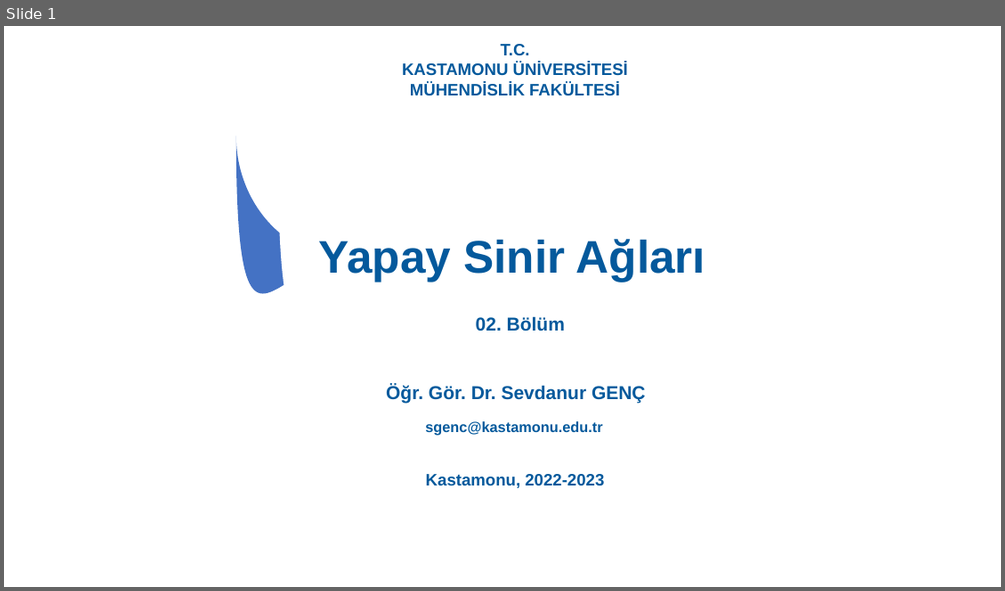
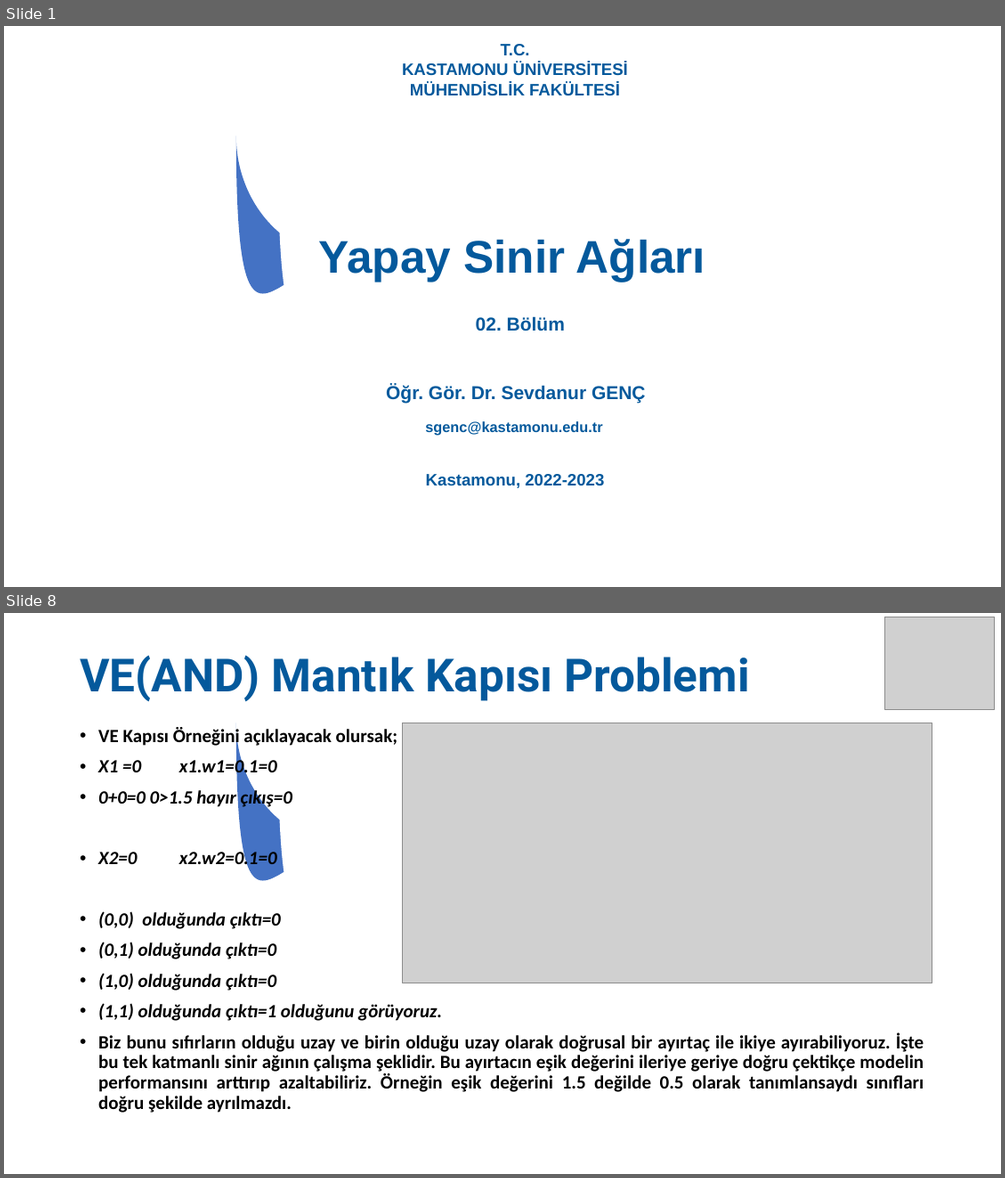
Before and after one commit to SevdanurGENC/Artificial-Neural-Networks-Lecture-Notes, a slide deck: Notes/02. Bolum - Yapay Sinir Aglari.ppt. Shown one above the other, each under a label of ours: slide 1 before the commit, slides 1 and 8 after it; the slides between them are not shown. The pictures are 1005x591 and 1005x1178 pixels, drawn with LibreOffice and Linux fonts; fonts in the diff are those of the drawing; grey boxes stand for pictures. Boxes give left, top, right and bottom in pixels: in the first picture for what was removed or moved away, otherwise in the second. Text is boxed around its words. In the diff, an @@ line names an element or a change of style, - is before the commit and + after.

```diff
--- a/Notes/02. Bolum - Yapay Sinir Aglari.ppt
+++ b/Notes/02. Bolum - Yapay Sinir Aglari.ppt
@@ slide 8 added at (4, 613, 1001, 1174), background #FFFFFF; not listed: 4 template elements that a slide beside it also shows @@
@@ picture added at (884, 617, 994, 709) @@
@@ title added at (80, 655, 750, 702), 44 pt, text #04599C, bold @@
+VE(AND) Mantık Kapısı Problemi
@@ text added at (98, 727, 923, 1112), 18 pt, text #000000, bold @@
+• VE Kapısı Örneğini açıklayacak olursak;
+• X1 =0 x1.w1=0.1=0
+• 0+0=0 0>1.5 hayır çıkış=0
+• X2=0 x2.w2=0.1=0
+• (0,0) olduğunda çıktı=0
+• (0,1) olduğunda çıktı=0
+• (1,0) olduğunda çıktı=0
+• (1,1) olduğunda çıktı=1 olduğunu görüyoruz.
+• Biz bunu sıfırların olduğu uzay ve birin olduğu uzay olarak doğrusal bir ayırtaç ile ikiye ayırabiliyoruz. İşte bu tek katmanlı sinir ağının çalışma şeklidir. Bu ayırtacın eşik değerini ileriye geriye doğru çektikçe modelin performansını arttırıp azaltabiliriz. Örneğin eşik değerini 1.5 değilde 0.5 olarak tanımlansaydı sınıfları doğru şekilde ayrılmazdı.
@@ picture added at (402, 722, 932, 983) @@
```
Also in this commit, not shown: 25 slides changed, 12 other slides added.
